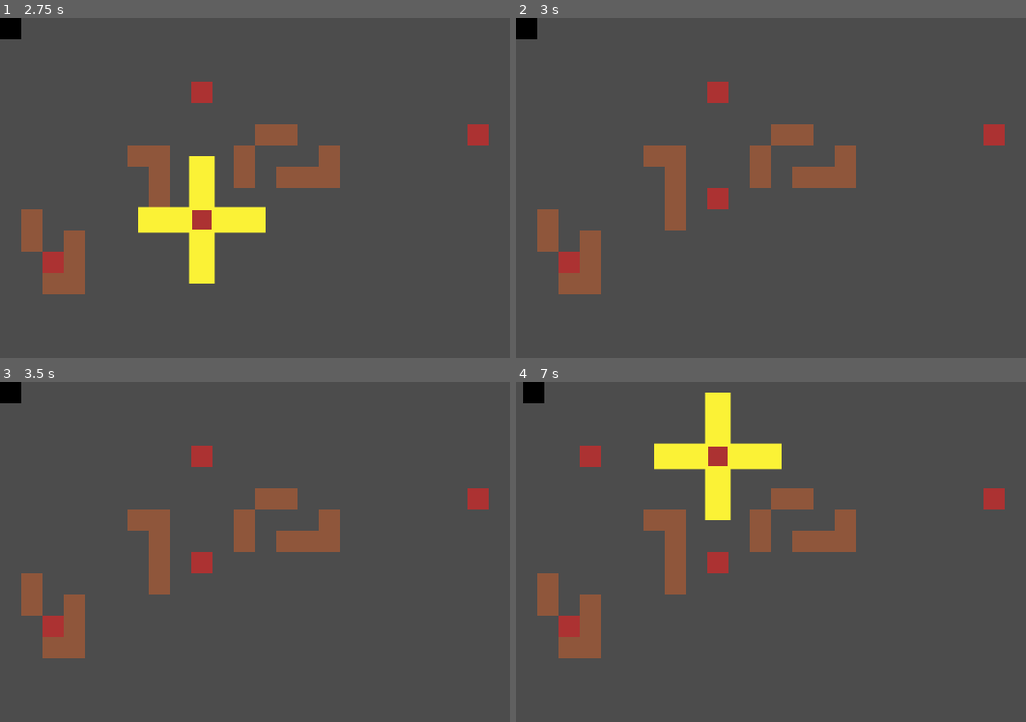
Above: before the commit, frames 1-4 (two rows, left to right).
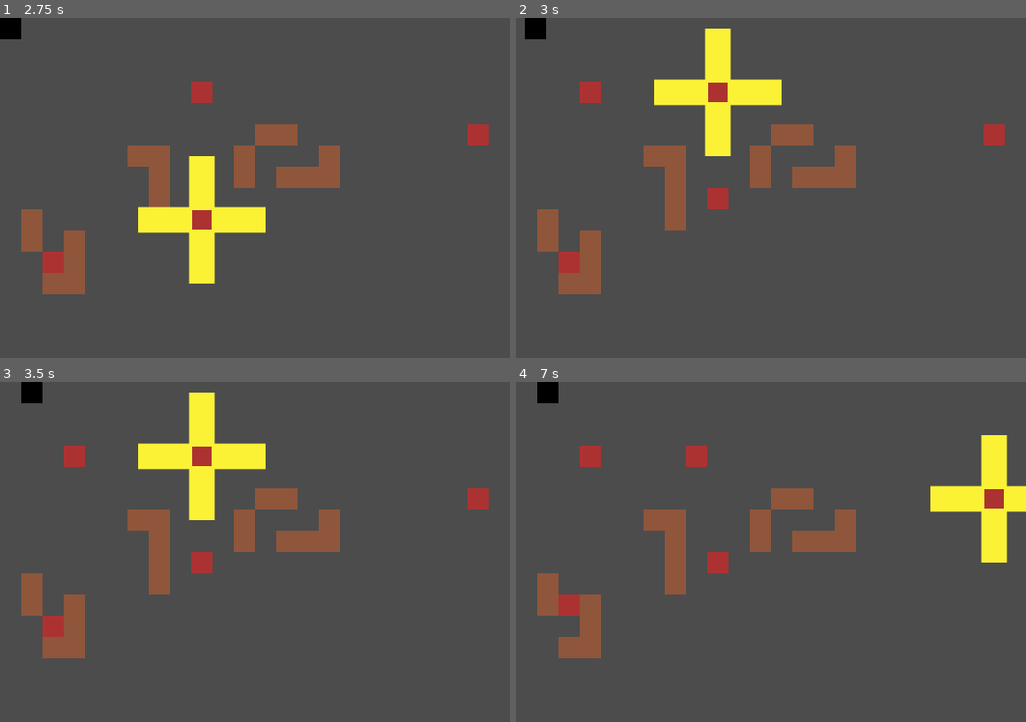
Above: after the commit, the same moments.

Repository: Leirda01/gmtk-2020-leirda-diana
Game: Godot game, scene res://scenes/Main.tscn
Same seed, same stepped clock (60 frames per second), same inputs: the game is played once before the commit and once after it.
Inputs:
- Up to frame 1 (2.75 s): tap Enter at 0.5, 2 s; hold Right (ui_right) 0.53-1.28 s; tap Space at 1.25 s; hold Down (ui_down) 1.28-2.03 s; hold Right (ui_right) from 2.03 s (still down)
- Up to frame 2 (3 s): tap Space at 2.75 s; release Right (ui_right) at 2.78 s; hold Up (ui_up) from 2.78 s (still down)
- Up to frame 3 (3.5 s): keep holding Up (ui_up)
- Up to frame 4 (7 s): tap Enter at 3.5 s; release Up (ui_up) at 3.53 s; hold Left (ui_left) 3.53-5.03 s; tap Space at 4.25 s; hold Down (ui_down) 5.03-5.78 s; hold Right (ui_right) 5.78-6.53 s; hold Up (ui_up) from 6.53 s (still down)

Frame 1 is identical in both runs. In frame 2, 3.8% of the frame differs, in the area x 0-53%, y 0-41%; in frame 3, 4.1%; in frame 4, 7.2%, in the area x 1-100%, y 0-75%.

Commit message:
Enemies now cry when they die

Diff:
--- a/scenes/Enemy.tscn
+++ b/scenes/Enemy.tscn
@@ -14,9 +14,11 @@
 [node name="Shape" type="CollisionPolygon2D" parent="Range"]
 position = Vector2( 12, 12 )
 scale = Vector2( 1.2, 1.2 )
-polygon = PoolVector2Array( -10, -10, -10, -43.3333, 10, -43.3333, 10, -10, 50, -10, 50, 10, 10, 10, 10, 50, -10, 50, -10, 10, -50, 10, -50, -10 )
+polygon = PoolVector2Array( 10, -10, 50, -10, 50, 10, 10, 10, 10, 50, -10, 50, -10, 10, -50, 10, -50, -10, -10, -10, -10, -50, 10, -50 )
 
-[node name="Sprite" type="Sprite" parent="Range/Shape"]
+[node name="Sprite" type="Sprite" parent="Range"]
+position = Vector2( 12, 12 )
+scale = Vector2( 1.2, 1.2 )
 texture = ExtResource( 4 )
 
 [node name="Controller" parent="." instance=ExtResource( 2 )]
--- a/scripts/Enemy.gd
+++ b/scripts/Enemy.gd
@@ -15,9 +15,15 @@
 
 func attack():
 	yield(get_tree(), "idle_frame")
-	print("pausing...")
-	yield(get_tree().create_timer(1.0), "timeout")
-	print("resumed!")
+	var colliders = remove_item($Controller, $Range.get_overlapping_areas())
+	for collider in colliders:
+		if collider.has_method("die"):
+			collider.die()
+			return
 
-func die():
-	pass
+static func remove_item(item, list: Array):
+	var result := []
+	for element in list:
+		if not element == item:
+			result += [element]
+	return result
--- a/scripts/Entity.gd
+++ b/scripts/Entity.gd
@@ -34,3 +34,6 @@
 	tween.interpolate_property(self, "position",
 		position, position + direction * tile_size, 1.0 / speed)
 	tween.start()
+
+func die():
+	print("ouch")
